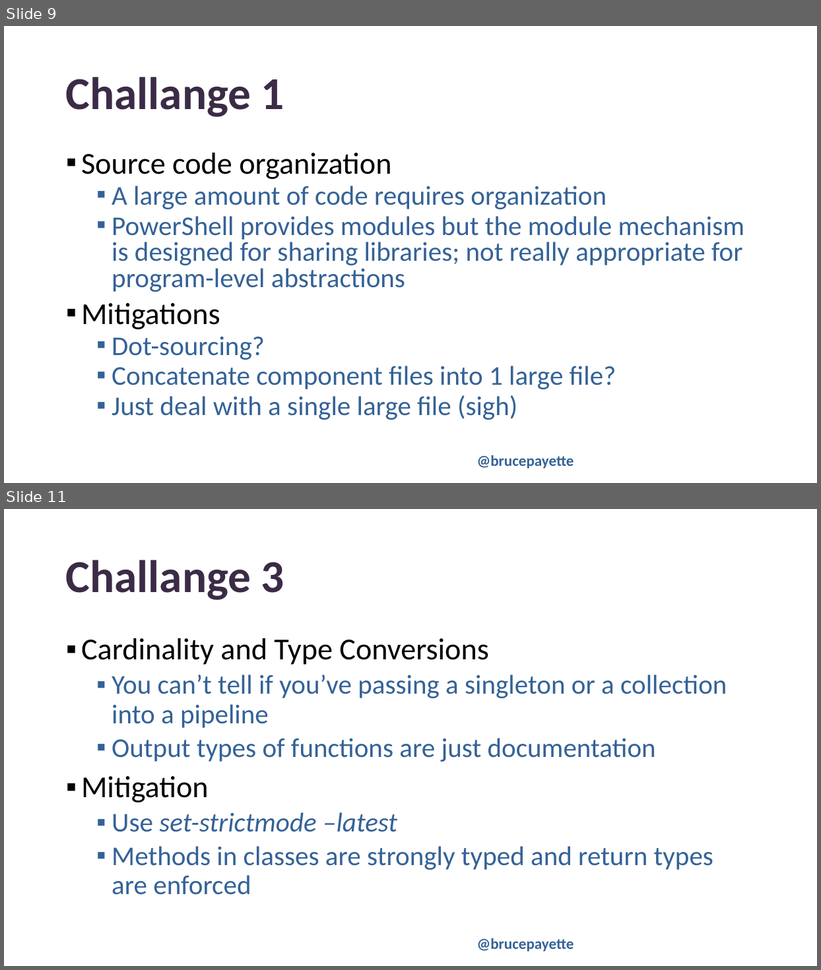
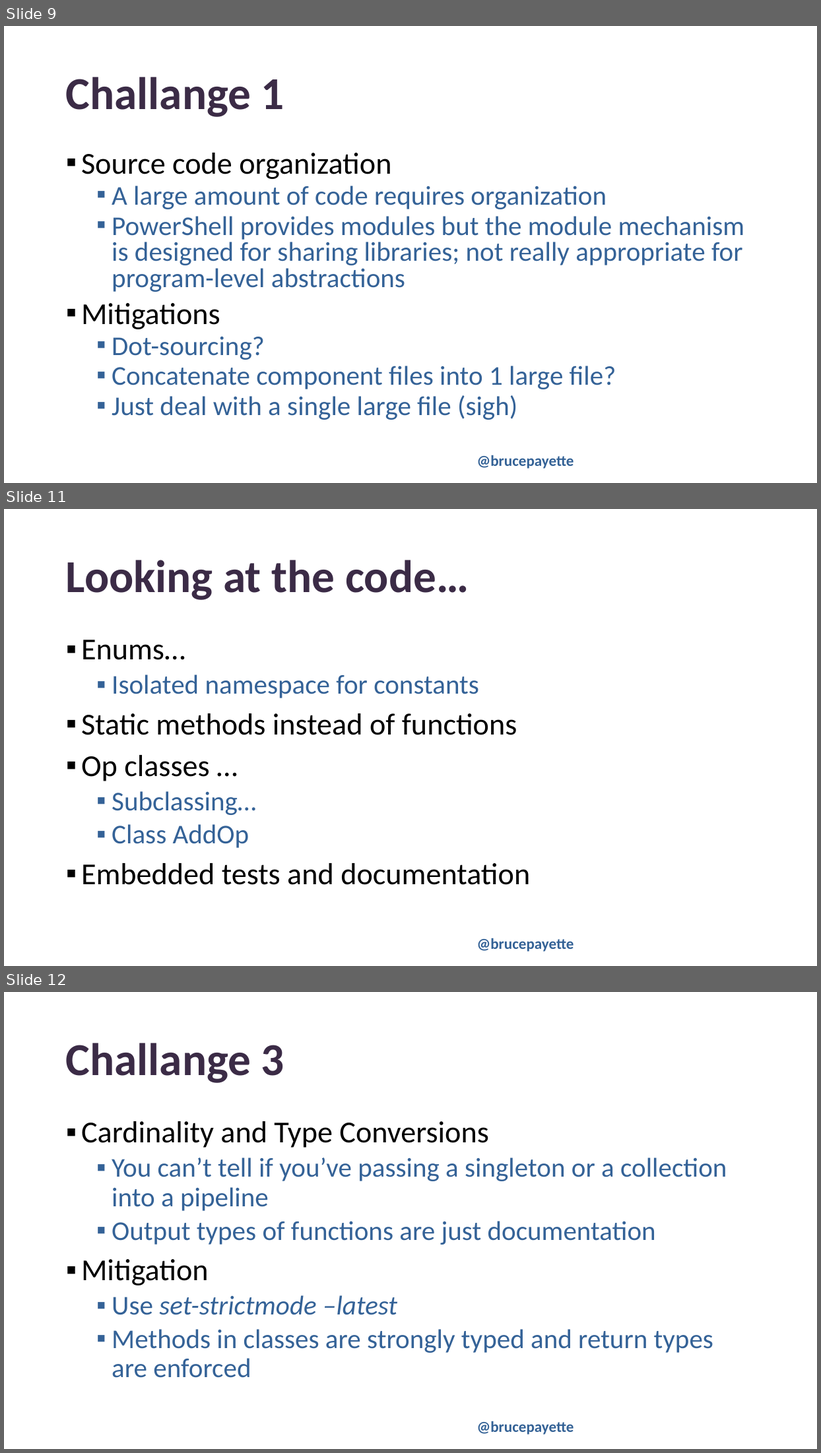
Before and after one commit to BrucePay/TinyLang, a slide deck: PSCONFEU23_payette_tiny.pptx. Shown one above the other, each under a label of ours: slides 9 and 11 before the commit, slides 9, 11 and 12 after it; the slides between them are not shown. The pictures are 821x970 and 821x1453 pixels, drawn with LibreOffice and Linux fonts; fonts in the diff are those of the drawing; background and template pictures are left out. Boxes give left, top, right and bottom in pixels: in the first picture for what was removed or moved away, otherwise in the second. Text is boxed around its words. In the diff, an @@ line names an element or a change of style, - is before the commit and + after.

```diff
--- a/PSCONFEU23_payette_tiny.pptx
+++ b/PSCONFEU23_payette_tiny.pptx
@@ slide 11 added at bbox=[4, 509, 817, 966], background picture (left out); not listed: 1 template element that a slide beside it also shows @@
@@ title added at bbox=[66, 560, 469, 600], 54 pt, text #3B2B46, bold @@
+Looking at the code…
@@ text added at bbox=[81, 640, 530, 885], 36 pt, text #000000 @@
+▪ Enums…
+  ▪ Isolated namespace for constants
+▪ Static methods instead of functions
+▪ Op classes …
+  ▪ Subclassing…
+  ▪ Class AddOp
+▪ Embedded tests and documentation
@@ what was slide 11 is now slide 12 @@
```
Also in this commit, not shown: 5 slides changed, 2 other files.
